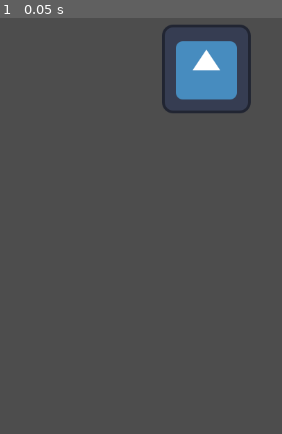
Above: before the commit, frame 1.
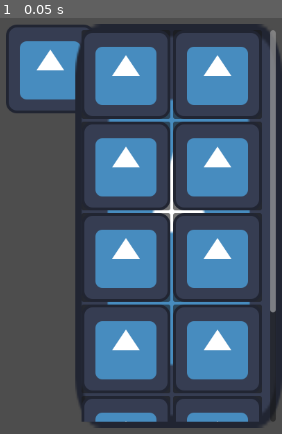
Above: after the commit, the same moment.

Repository: IDokan/Sooni
Game: Godot game, scene res://main.tscn
Same seed, same stepped clock (60 frames per second), same inputs: the game is played once before the commit and once after it. The engine's default icon, where the game draws it, is replaced by a stand-in: a white triangle on a blue panel in a dark square.
Inputs:
- Up to frame 1 (0.05 s): no input

The runs differ from the first frame. In frame 1, 46% of the frame differs, in the area x 2-100%, y 1-99%.

Commit message:
#1 Implementing a refrigerator platform.
main.tscn - Implement it in Godot engine. In order to setup UI in main scene, added Canvas layer. It contains a NinePatchRect that a control displays a texture by keeping its corners intact. Then, it has a margin container to keep margins between textures and edges. Inside it, scroll container is  included in the margin container. It provided a scroll functionality. Finally Grid container has a lot of items to display items.

Helpful videos:
https://www.youtube.com/watch?v=8cV-5ByZLOE (Old drag&drop)
https://www.youtube.com/watch?v=lrAwX2t1mGY (Inventory visual setups)
https://www.youtube.com/watch?v=dZYlwmBCziM (Inventory tech setups)

Diff:
--- a/demo/main.tscn
+++ b/demo/main.tscn
@@ -63,9 +63,9 @@
 
 [node name="TextureButton" type="TextureButton" parent="."]
 unique_name_in_owner = true
-offset_left = 979.0
+offset_left = 754.0
 offset_top = 37.0
-offset_right = 1107.0
+offset_right = 882.0
 offset_bottom = 165.0
 texture_normal = ExtResource("1_j8afg")
 texture_pressed = ExtResource("1_j8afg")
@@ -88,15 +88,185 @@
 [node name="CollisionShape2D" type="CollisionShape2D" parent="StaticBody2D"]
 shape = SubResource("RectangleShape2D_dyvnc")
 
-[node name="ColorRect" type="ColorRect" parent="StaticBody2D"]
-anchors_preset = 8
-anchor_left = 0.5
-anchor_top = 0.5
-anchor_right = 0.5
-anchor_bottom = 0.5
-offset_left = -64.0
-offset_top = -64.0
-offset_right = 64.0
-offset_bottom = 64.0
+[node name="CanvasLayer" type="CanvasLayer" parent="."]
+
+[node name="NinePatchRect" type="NinePatchRect" parent="CanvasLayer"]
+anchors_preset = 11
+anchor_left = 1.0
+anchor_right = 1.0
+anchor_bottom = 1.0
+offset_left = -298.0
+offset_top = 36.0
+offset_bottom = -29.0
+grow_horizontal = 0
+grow_vertical = 2
+size_flags_horizontal = 3
+size_flags_vertical = 3
+texture = ExtResource("1_j8afg")
+
+[node name="MarginContainer" type="MarginContainer" parent="CanvasLayer/NinePatchRect"]
+layout_mode = 1
+anchors_preset = 15
+anchor_right = 1.0
+anchor_bottom = 1.0
 grow_horizontal = 2
 grow_vertical = 2
+theme_override_constants/margin_left = 9
+theme_override_constants/margin_top = 9
+theme_override_constants/margin_right = 9
+theme_override_constants/margin_bottom = 9
+
+[node name="ScrollContainer" type="ScrollContainer" parent="CanvasLayer/NinePatchRect/MarginContainer"]
+layout_mode = 2
+size_flags_horizontal = 3
+size_flags_vertical = 3
+
+[node name="GridContainer" type="GridContainer" parent="CanvasLayer/NinePatchRect/MarginContainer/ScrollContainer"]
+layout_mode = 2
+size_flags_horizontal = 3
+size_flags_vertical = 3
+columns = 2
+
+[node name="ItemBg" type="TextureRect" parent="CanvasLayer/NinePatchRect/MarginContainer/ScrollContainer/GridContainer"]
+layout_mode = 2
+mouse_filter = 2
+texture = ExtResource("1_j8afg")
+
+[node name="Panel" type="Panel" parent="CanvasLayer/NinePatchRect/MarginContainer/ScrollContainer/GridContainer/ItemBg"]
+show_behind_parent = true
+layout_mode = 0
+offset_right = 128.0
+offset_bottom = 128.0
+mouse_filter = 2
+
+[node name="ItemBg2" type="TextureRect" parent="CanvasLayer/NinePatchRect/MarginContainer/ScrollContainer/GridContainer"]
+layout_mode = 2
+mouse_filter = 2
+texture = ExtResource("1_j8afg")
+
+[node name="Panel" type="Panel" parent="CanvasLayer/NinePatchRect/MarginContainer/ScrollContainer/GridContainer/ItemBg2"]
+show_behind_parent = true
+layout_mode = 0
+offset_right = 128.0
+offset_bottom = 128.0
+mouse_filter = 2
+
+[node name="ItemBg3" type="TextureRect" parent="CanvasLayer/NinePatchRect/MarginContainer/ScrollContainer/GridContainer"]
+layout_mode = 2
+mouse_filter = 2
+texture = ExtResource("1_j8afg")
+
+[node name="Panel" type="Panel" parent="CanvasLayer/NinePatchRect/MarginContainer/ScrollContainer/GridContainer/ItemBg3"]
+show_behind_parent = true
+layout_mode = 0
+offset_right = 128.0
+offset_bottom = 128.0
+mouse_filter = 2
+
+[node name="ItemBg4" type="TextureRect" parent="CanvasLayer/NinePatchRect/MarginContainer/ScrollContainer/GridContainer"]
+layout_mode = 2
+mouse_filter = 2
+texture = ExtResource("1_j8afg")
+
+[node name="Panel" type="Panel" parent="CanvasLayer/NinePatchRect/MarginContainer/ScrollContainer/GridContainer/ItemBg4"]
+show_behind_parent = true
+layout_mode = 0
+offset_right = 128.0
+offset_bottom = 128.0
+mouse_filter = 2
+
+[node name="ItemBg5" type="TextureRect" parent="CanvasLayer/NinePatchRect/MarginContainer/ScrollContainer/GridContainer"]
+layout_mode = 2
+mouse_filter = 2
+texture = ExtResource("1_j8afg")
+
+[node name="Panel" type="Panel" parent="CanvasLayer/NinePatchRect/MarginContainer/ScrollContainer/GridContainer/ItemBg5"]
+show_behind_parent = true
+layout_mode = 0
+offset_right = 128.0
+offset_bottom = 128.0
+mouse_filter = 2
+
+[node name="ItemBg6" type="TextureRect" parent="CanvasLayer/NinePatchRect/MarginContainer/ScrollContainer/GridContainer"]
+layout_mode = 2
+mouse_filter = 2
+texture = ExtResource("1_j8afg")
+
+[node name="Panel" type="Panel" parent="CanvasLayer/NinePatchRect/MarginContainer/ScrollContainer/GridContainer/ItemBg6"]
+show_behind_parent = true
+layout_mode = 0
+offset_right = 128.0
+offset_bottom = 128.0
+mouse_filter = 2
+
+[node name="ItemBg7" type="TextureRect" parent="CanvasLayer/NinePatchRect/MarginContainer/ScrollContainer/GridContainer"]
+layout_mode = 2
+mouse_filter = 2
+texture = ExtResource("1_j8afg")
+
+[node name="Panel" type="Panel" parent="CanvasLayer/NinePatchRect/MarginContainer/ScrollContainer/GridContainer/ItemBg7"]
+show_behind_parent = true
+layout_mode = 0
+offset_right = 128.0
+offset_bottom = 128.0
+mouse_filter = 2
+
+[node name="ItemBg8" type="TextureRect" parent="CanvasLayer/NinePatchRect/MarginContainer/ScrollContainer/GridContainer"]
+layout_mode = 2
+mouse_filter = 2
+texture = ExtResource("1_j8afg")
+
+[node name="Panel" type="Panel" parent="CanvasLayer/NinePatchRect/MarginContainer/ScrollContainer/GridContainer/ItemBg8"]
+show_behind_parent = true
+layout_mode = 0
+offset_right = 128.0
+offset_bottom = 128.0
+mouse_filter = 2
+
+[node name="ItemBg9" type="TextureRect" parent="CanvasLayer/NinePatchRect/MarginContainer/ScrollContainer/GridContainer"]
+layout_mode = 2
+mouse_filter = 2
+texture = ExtResource("1_j8afg")
+
+[node name="Panel" type="Panel" parent="CanvasLayer/NinePatchRect/MarginContainer/ScrollContainer/GridContainer/ItemBg9"]
+show_behind_parent = true
+layout_mode = 0
+offset_right = 128.0
+offset_bottom = 128.0
+mouse_filter = 2
+
+[node name="ItemBg10" type="TextureRect" parent="CanvasLayer/NinePatchRect/MarginContainer/ScrollContainer/GridContainer"]
+layout_mode = 2
+mouse_filter = 2
+texture = ExtResource("1_j8afg")
+
+[node name="Panel" type="Panel" parent="CanvasLayer/NinePatchRect/MarginContainer/ScrollContainer/GridContainer/ItemBg10"]
+show_behind_parent = true
+layout_mode = 0
+offset_right = 128.0
+offset_bottom = 128.0
+mouse_filter = 2
+
+[node name="ItemBg11" type="TextureRect" parent="CanvasLayer/NinePatchRect/MarginContainer/ScrollContainer/GridContainer"]
+layout_mode = 2
+mouse_filter = 2
+texture = ExtResource("1_j8afg")
+
+[node name="Panel" type="Panel" parent="CanvasLayer/NinePatchRect/MarginContainer/ScrollContainer/GridContainer/ItemBg11"]
+show_behind_parent = true
+layout_mode = 0
+offset_right = 128.0
+offset_bottom = 128.0
+mouse_filter = 2
+
+[node name="ItemBg12" type="TextureRect" parent="CanvasLayer/NinePatchRect/MarginContainer/ScrollContainer/GridContainer"]
+layout_mode = 2
+mouse_filter = 2
+texture = ExtResource("1_j8afg")
+
+[node name="Panel" type="Panel" parent="CanvasLayer/NinePatchRect/MarginContainer/ScrollContainer/GridContainer/ItemBg12"]
+show_behind_parent = true
+layout_mode = 0
+offset_right = 128.0
+offset_bottom = 128.0
+mouse_filter = 2
Not shown: 2 places in demo/main.tscn that only renumber resources
